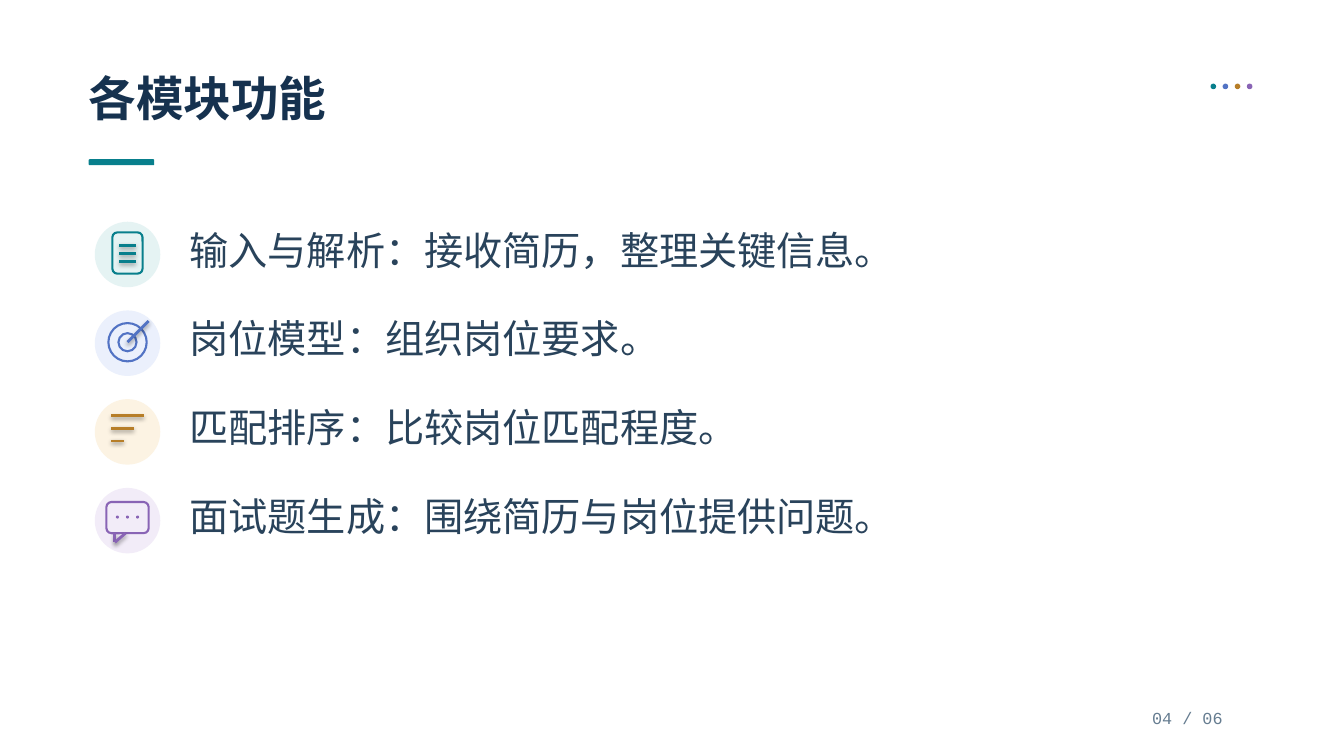
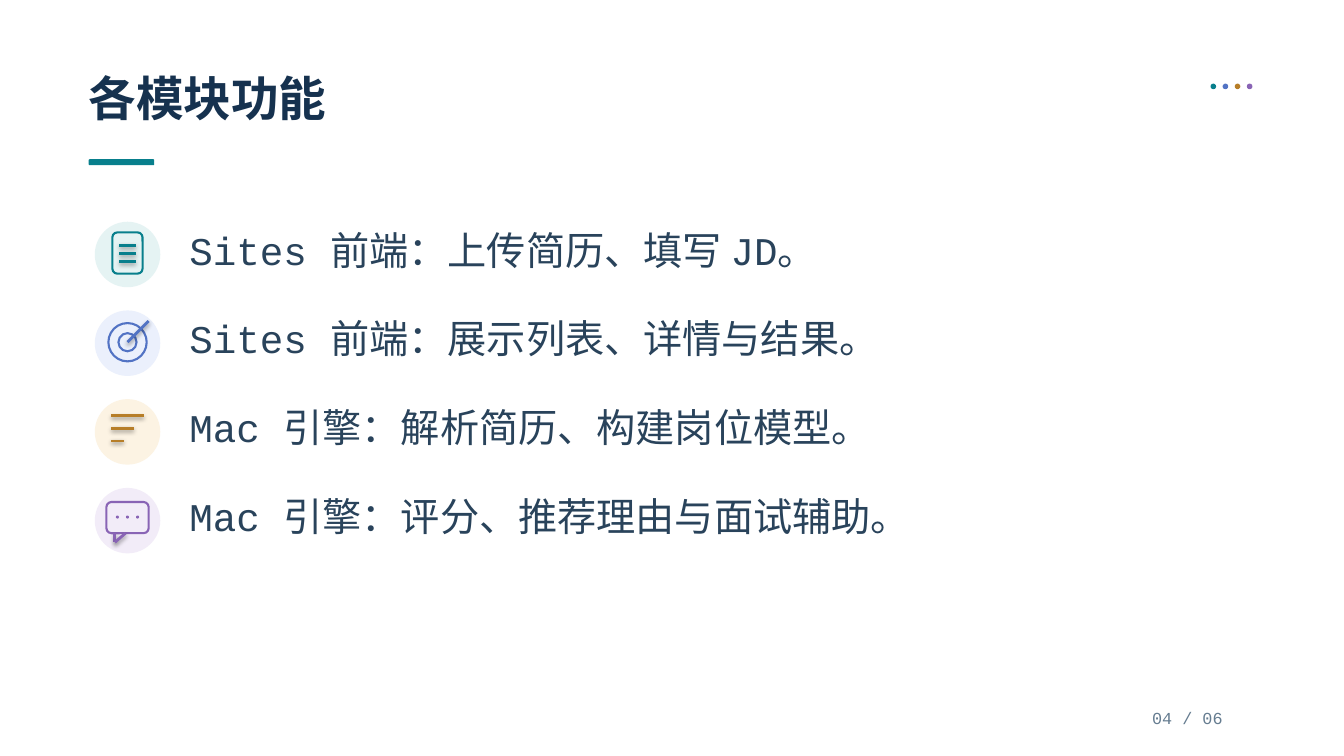
Before and after one commit to Yinjia-Chen/cangjie-resume-match, a slide deck: slide 4 of docs/presentation/opening-defense.pptx. Drawn at 1344x756 pixels with LibreOffice and Linux fonts; fonts in the diff are those of the drawing. Boxes give left, top, right and bottom in pixels: in the first picture for what was removed or moved away, otherwise in the second. Text is boxed around its words. In the diff, an @@ line names an element or a change of style, - is before the commit and + after.

```diff
--- a/docs/presentation/opening-defense.pptx
+++ b/docs/presentation/opening-defense.pptx
@@ text at <box>189,232,817,269</box>: text changed @@
-输入与解析：接收简历，整理关键信息。
+Sites 前端：上传简历、填写 JD。
@@ text at <box>189,320,878,357</box>: text changed @@
-岗位模型：组织岗位要求。
+Sites 前端：展示列表、详情与结果。
@@ text at <box>189,409,870,445</box>: text changed @@
-匹配排序：比较岗位匹配程度。
+Mac 引擎：解析简历、构建岗位模型。
@@ text at <box>189,498,909,534</box>: text changed @@
-面试题生成：围绕简历与岗位提供问题。
+Mac 引擎：评分、推荐理由与面试辅助。
```
Also in this commit, not shown: 1 other slide changed, 1 slide added, 1 slide removed, 2 other files.
